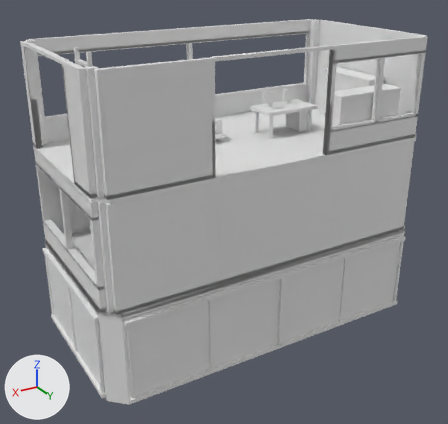
Two versions of the OBJ model cloudbreak-array-r2/assets/tower-j-2.obj, one commit apart.
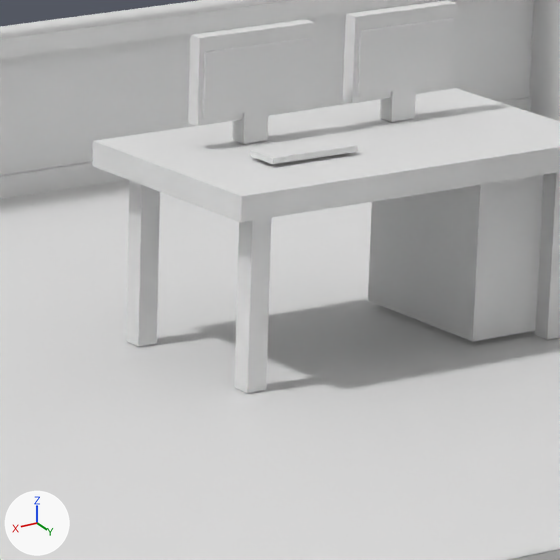
Old and new are each drawn whole from a 50 mm lens placed at (9.81, 15.99, 8.77), pointed at (0.36, 0.23, 0.89) and again close up on the part from 53% to 69% of the width and 21% to 38% of the height. Every picture has the same lights, and +X, +Y and +Z are marked at lower left. The older version's two pictures come first. Where no turn or scale is listed for an object, it has been applied to the vertices.

The first close-up shows 'tower-j-2'.
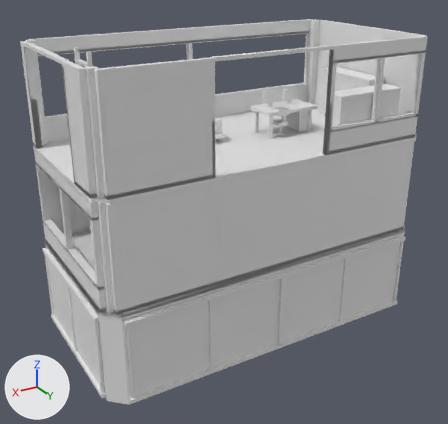
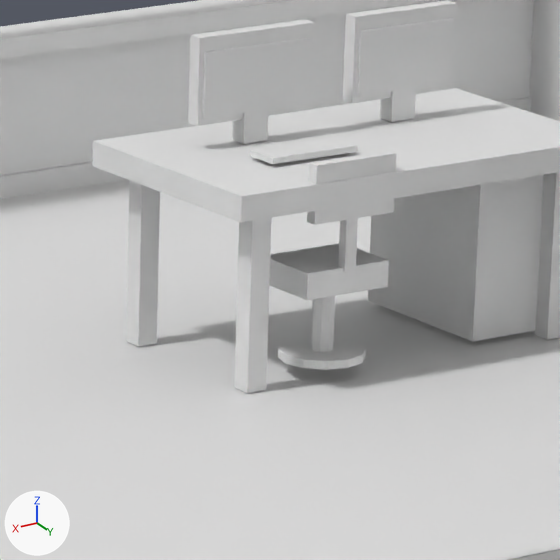
What differs and where, as boxes [x1, y1, x2, y2] in the close-ups (560 x 560 px):
part 1 of me_tower_j_2, added: after [278, 337, 366, 370]
part 2 of me_tower_j_2, added: after [311, 296, 335, 352]
part 3 of me_tower_j_2, added: after [269, 243, 389, 300]
part 4 of me_tower_j_2, added: after [338, 218, 358, 272]
part 5 of me_tower_j_2, added: after [307, 151, 396, 225]

Edits to the bpy script that builds the scene:
```text
Change me_tower_j_2:
    used by ob_tower_j_2; location = (0.0, 0.0, 0.0)
    remove me_tower_j_2.from_pydata(...)  # 1622 vertices, 2586 faces; spans x -5.57..5.57, y -2.92..2.92, z -2.97..6.53
    add me_tower_j_2.from_pydata(...)  # 1750 vertices, 2802 faces; spans x -5.57..5.57, y -2.92..2.92, z -2.97..6.53
    me_tower_j_2 part 1: a new loose piece, a 12-sided cylinder along z spanning x -1.73..-1.37, y 0.305..0.665, z 3.269..3.304
    me_tower_j_2 part 2: a new loose piece, an 8-sided cylinder along z spanning x -1.596..-1.504, y 0.439..0.531, z 3.294..3.584
    me_tower_j_2 part 3: a new loose piece, a box spanning x -1.75..-1.35, y 0.33..0.65, z 3.57..3.68
    me_tower_j_2 part 4: a new loose piece, a box spanning x -1.577..-1.523, y 0.613..0.658, z 3.669..3.949
    me_tower_j_2 part 5: a new loose piece, a box spanning x -1.745..-1.355, y 0.618..0.672, z 3.889..4.129
    other edits to the shape of me_tower_j_2 do not show in these pictures
```
